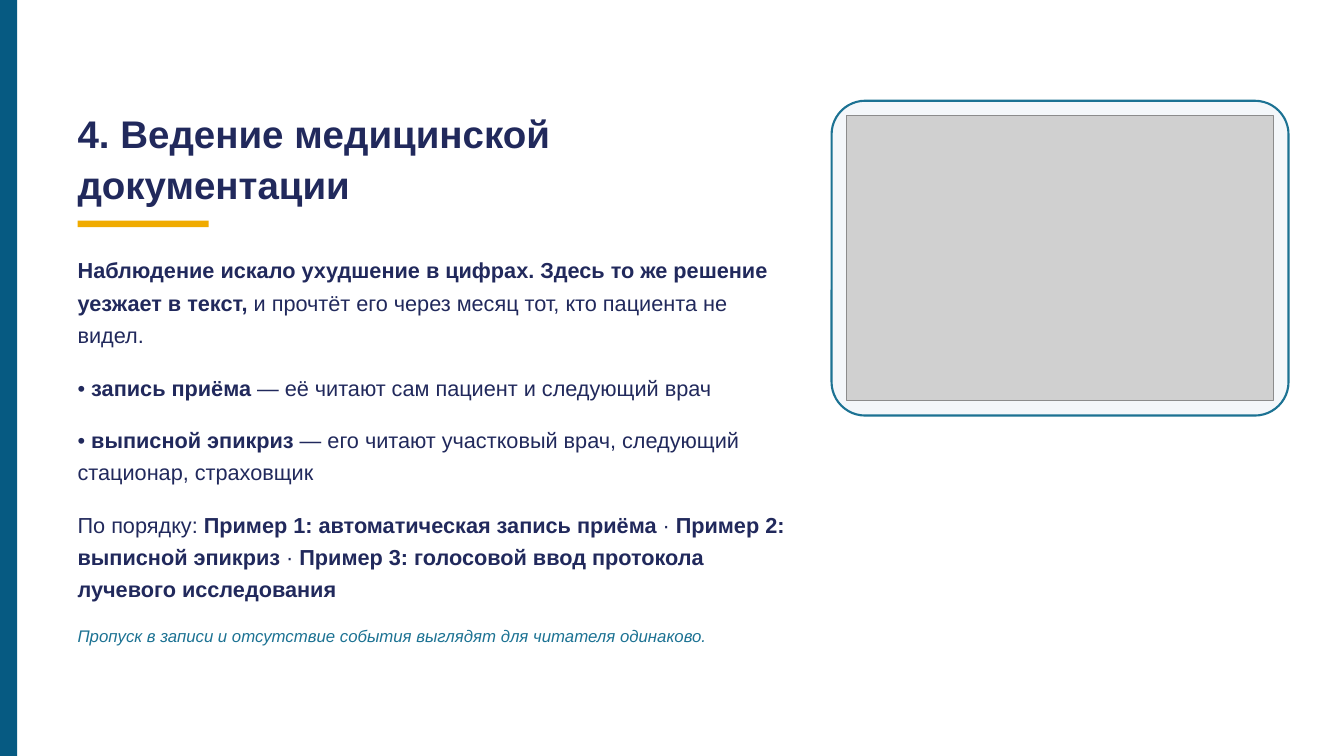
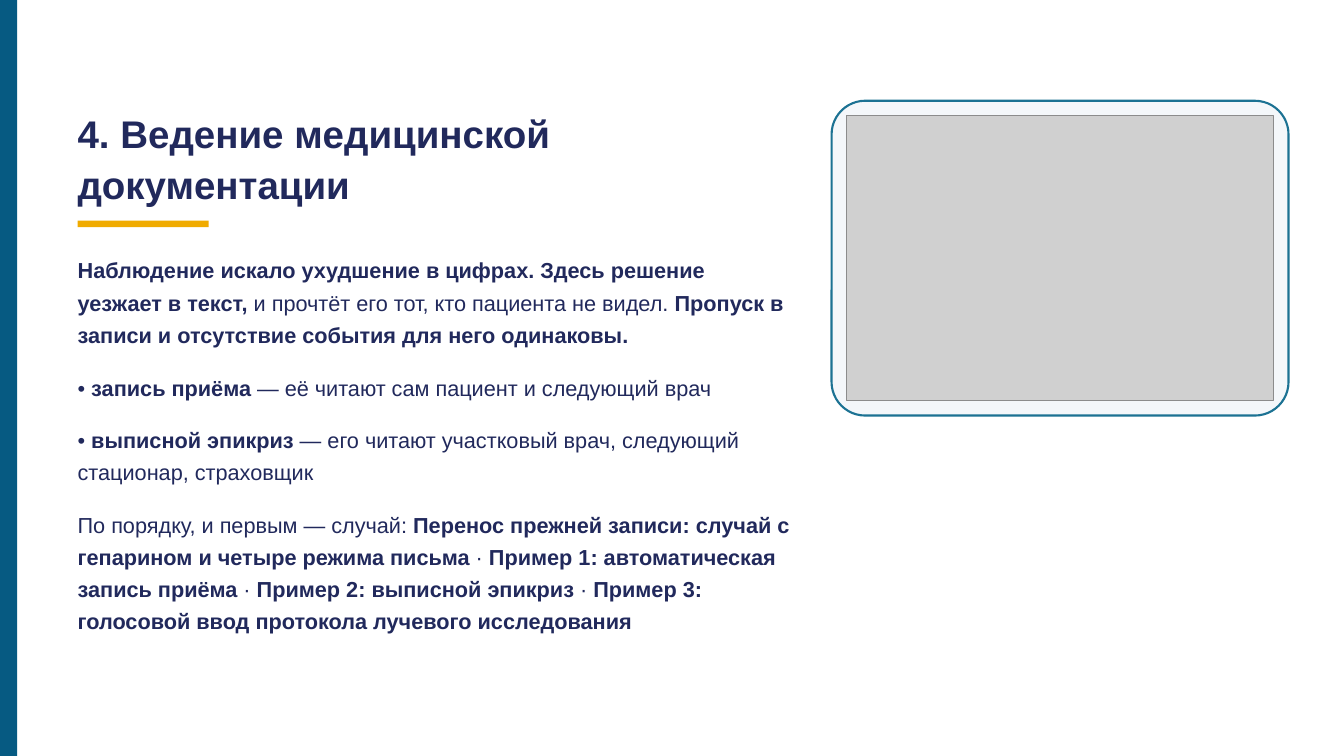
Before and after one commit to tellina-study/AI-usage-lessons, a slide deck: slide 57 of library/lectures/lec-07/rework/deck/lec-07-karkas.pptx (slide 55 before the commit). Drawn at 1344x756 pixels with LibreOffice and Linux fonts; fonts in the diff are those of the drawing; grey boxes stand for pictures. Boxes give left, top, right and bottom in pixels: in the first picture for what was removed or moved away, otherwise in the second. Text is boxed around its words. In the diff, an @@ line names an element or a change of style, - is before the commit and + after.

```diff
--- a/library/lectures/lec-07/rework/deck/lec-07-karkas.pptx
+++ b/library/lectures/lec-07/rework/deck/lec-07-karkas.pptx
@@ text at (78, 262, 783, 348): text changed @@
-Наблюдение искало ухудшение в цифрах. Здесь то же решение уезжает в текст, и прочтёт его через месяц тот, кто пациента не видел.
+Наблюдение искало ухудшение в цифрах. Здесь решение уезжает в текст, и прочтёт его тот, кто пациента не видел. Пропуск в записи и отсутствие события для него одинаковы.
@@ text at (78, 517, 789, 634): text changed @@
-По порядку: Пример 1: автоматическая запись приёма · Пример 2: выписной эпикриз · Пример 3: голосовой ввод протокола лучевого исследования
+По порядку, и первым — случай: Перенос прежней записи: случай с гепарином и четыре режима письма · Пример 1: автоматическая запись приёма · Пример 2: выписной эпикриз · Пример 3: голосовой ввод протокола лучевого исследования
@@ text removed at (78, 630, 706, 646) @@
-Пропуск в записи и отсутствие события выглядят для читателя одинаково.
```
Also in this commit, not shown: 15 other slides changed, 3 slides added, 43 other files.
